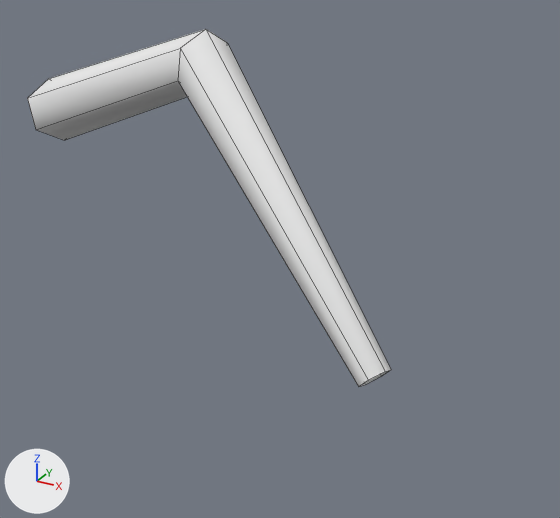
What one commit did to the FBX model unity/Assets/Art/Models/Kamemushi_Leg3.fbx.
One viewpoint serves both versions: a 50 mm lens placed at (0.221, -0.221, 0.068), pointed at (0.119, -0.036, -0.024). Every picture has the same lights, and +X, +Y and +Z are marked at lower left. The picture after the commit comes second. Mesh edges are drawn as thin lines. Where no turn or scale is listed for an object, it has been applied to the vertices.

The first picture shows 'Kamemushi_Leg3'.
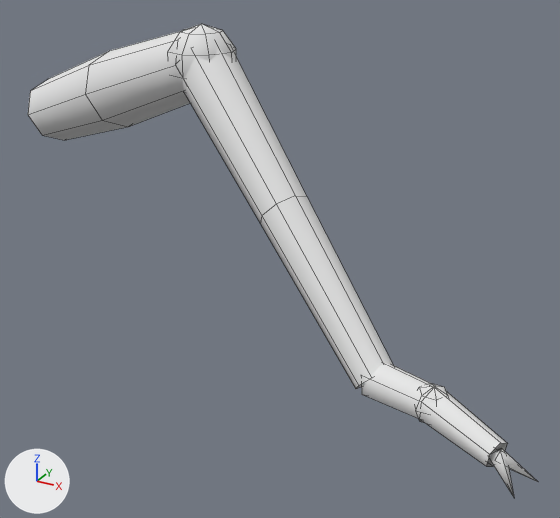
The edits, one by one:
me_kamemushi_leg3 is used by ob_kamemushi_leg3; location (0.0, 0.0, 0.0).
Verts and faces of me_kamemushi_leg3; kept vertices keep their numbers, new ones are numbered from 18.
me_kamemushi_leg3 had 18 vertices, 12 faces and spanned x -0.005..0.163, y -0.064..0.01, z -0.044..0.039.
me_kamemushi_leg3 now has 130 vertices, 116 faces and spans x -0.005..0.205, y -0.082..0.011, z -0.045..0.041.
me_kamemushi_leg3 part 1: a new loose piece, a UV sphere (8 segments, 5 rings, poles along z) spanning x 0.08..0.1, y -0.04..-0.02, z 0.019..0.041, in mat_vertexcolor (white #e7e7e7).
me_kamemushi_leg3 part 2: a new loose piece, a UV sphere (6 segments, 4 rings, poles along z) spanning x 0.1726..0.1827, y -0.0719..-0.0632, z -0.0426..-0.0326, in mat_vertexcolor (white #e7e7e7).
me_kamemushi_leg3 part 3: a new loose piece of 24 vertices spanning x 0.083..0.164, y -0.065..-0.021, z -0.044..0.037, in mat_vertexcolor (white #e7e7e7).
me_kamemushi_leg3 part 4: a new loose piece of 18 vertices spanning x 0.158..0.197, y -0.078..-0.055, z -0.045..-0.033, in mat_vertexcolor (white #e7e7e7).
Part 5, on me_kamemushi_leg3:
16 vertices are removed from x -0.005..0.163, y -0.064..0.01, z -0.044..0.039.
12 faces are deleted.
22 vertices are added at x -0.005..0.094, y -0.039..0.011, z -0.008..0.039.
16 new faces join them.
Part 6, on me_kamemushi_leg3:
New vertex 40 is at (0.196, -0.076, -0.039), pixel (499, 449).
New vertex 41 is at (0.194, -0.077, -0.041).
New vertex 42 is at (0.195, -0.074, -0.043).
New vertex 43 is at (0.197, -0.074, -0.041), pixel (505, 453).
New vertex 44 is at (0.201, -0.082, -0.045), pixel (514, 498).
New vertex 45 is at (0.196, -0.075, -0.039), pixel (501, 448).
New vertex 46 is at (0.195, -0.077, -0.041), pixel (494, 460).
New vertex 47 is at (0.194, -0.075, -0.043), pixel (491, 460).
New vertex 48 is at (0.195, -0.073, -0.041), pixel (498, 449).
New vertex 49 is at (0.205, -0.075, -0.045), pixel (538, 481).
New faces: (40, 41, 44), (41, 42, 44), (42, 43, 44), (40, 44, 43), (45, 46, 49), (46, 47, 49).
New faces: (47, 48, 49), (45, 49, 48).

Boxes (x1, y1, x2, y2) around the edits, measured in the pictures (560 x 518 px; the box of a moved part takes in the faces that stretch with it):
'Kamemushi_Leg3', reshaped (40% wider, 32% taller): before (28, 29, 391, 387); after (28, 24, 538, 497)
part 1 of me_kamemushi_leg3, added: after (168, 24, 236, 84)
part 2 of me_kamemushi_leg3, added: after (415, 383, 448, 423)
part 3 of me_kamemushi_leg3, added: after (175, 46, 394, 389)
part 4 of me_kamemushi_leg3, added: after (361, 363, 508, 466)
part 5 of me_kamemushi_leg3, moved or reshaped: before (28, 29, 391, 387); after (28, 31, 190, 140)
part 6 of me_kamemushi_leg3, added: after (489, 449, 538, 497)
